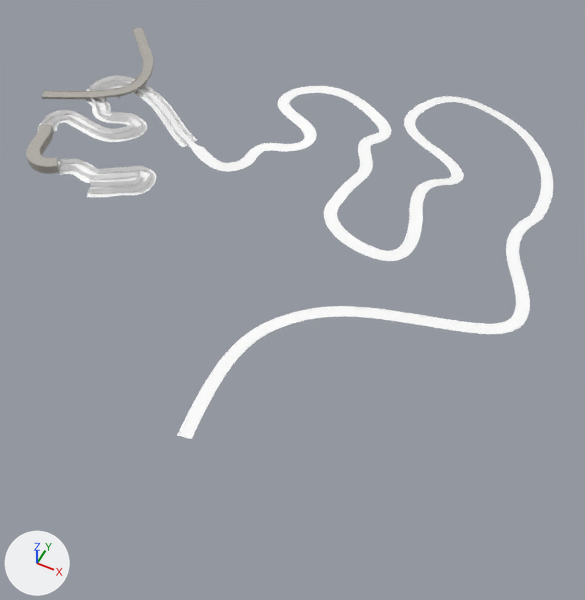
The FBX model Assets/Static/City/City 1-1/city1-1.fbx: old version first, new version second.
Before and after are seen from a 50 mm lens placed at (21.4, -19.6, 20.3), pointed at (11.3, 0.6, -5.0). Arrows for +X, +Y and +Z are at lower left; the lights stay in place. Where no turn or scale is listed for an object, it has been applied to the vertices.
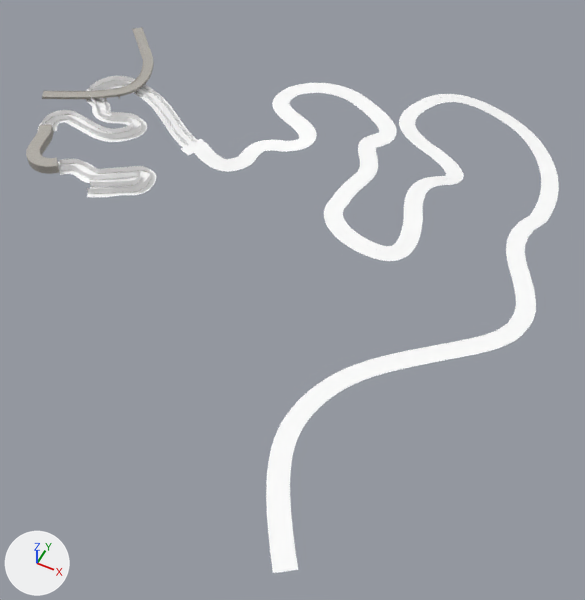
The change in detail:
Mesh me_mesh_019 is new.
It has 3410 vertices, 3090 faces and spans x 4.7..20.3, y -10.4..16.3, z -4.4..-1.9.
It uses material mat_track_part02 (its picture is missing).
Mesh me_mesh_017_1 is new.
It has 45 vertices, 32 faces and spans x 4.187..4.926, y 4.049..4.695, z -1.988..-1.982.
It uses material mat_city1_1_track (its picture is missing).
Mesh me_mesh_020 is new.
It has 639 vertices, 317 faces and spans x 4.0..20.6, y -10.1..16.5, z -4.5..-1.8.
Faces by material slot: [8, 309].
It uses material mat_city1_1_track (its picture is missing).
It uses material mat_track_part02 (its picture is missing).
Object 'polySurface47' (ob_polysurface47) is deleted.
Object 'polySurface42' (ob_polysurface42) is new; it shows me_mesh_019.
Its location is (0.0, 0.0, 0.0).
Object 'polySurface44' (ob_polysurface44) is new; it shows me_mesh_017_1.
Its location is (0.0, 0.0, 0.0).
Object 'buffer2' (ob_buffer2) is new; it shows me_mesh_020.
Its location is (0.0, 0.0, 0.0).

What differs and where, as boxes (x1, y1, x2, y2) in the pictures (585 x 600 px):
'polySurface42', added
    after: (194, 86, 553, 573)
'polySurface47', deleted
    before: (45, 81, 553, 439)
    faces in mat_track_part02 (its picture is missing): (177, 86, 553, 439)
    faces in mat_city1_1_track (its picture is missing): (45, 81, 204, 189)
'buffer2', added
    after: (181, 83, 559, 571)
    faces in mat_track_part02 (its picture is missing): (204, 83, 559, 571)
    faces in mat_city1_1_track (its picture is missing): (181, 139, 208, 156)
'polySurface44', added
    after: (188, 142, 204, 152)
